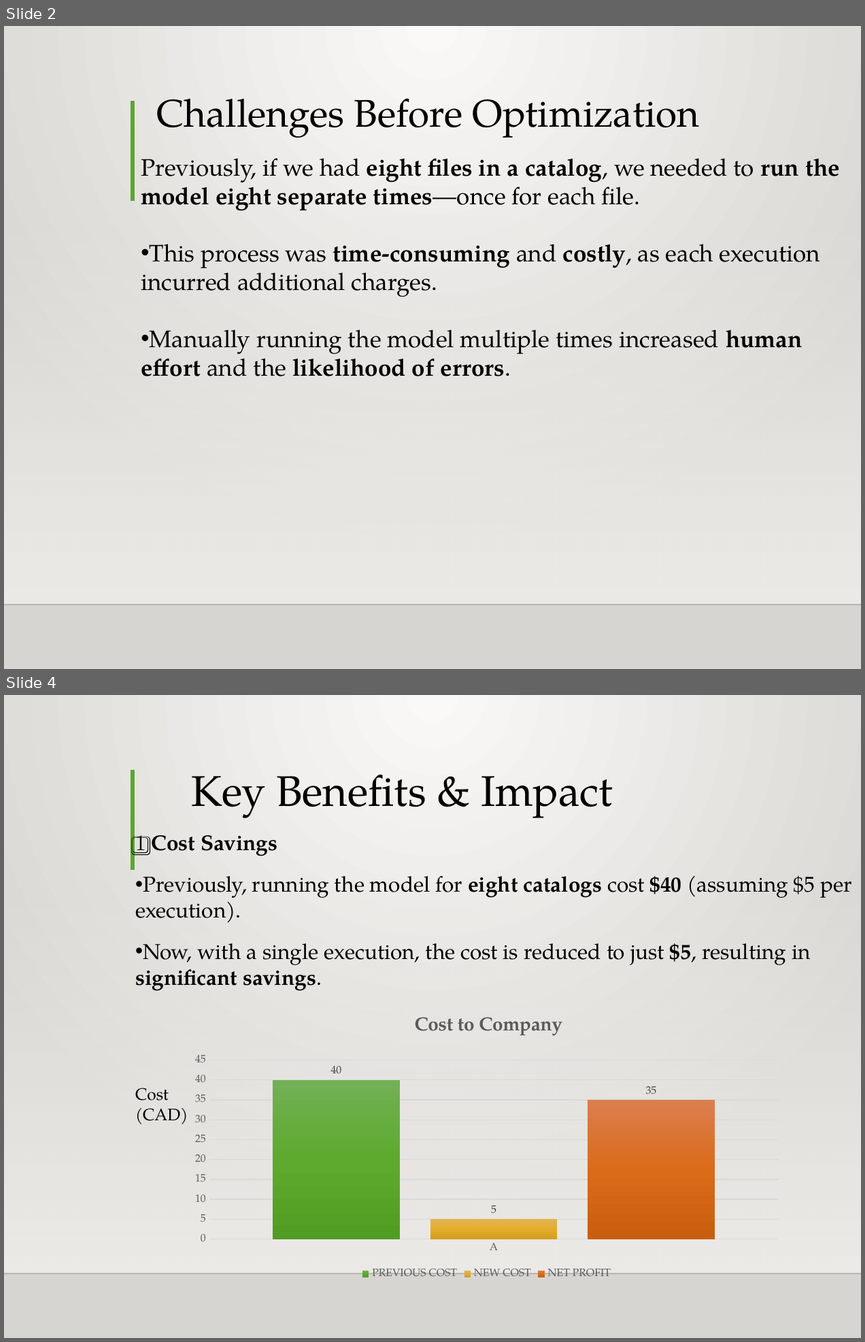
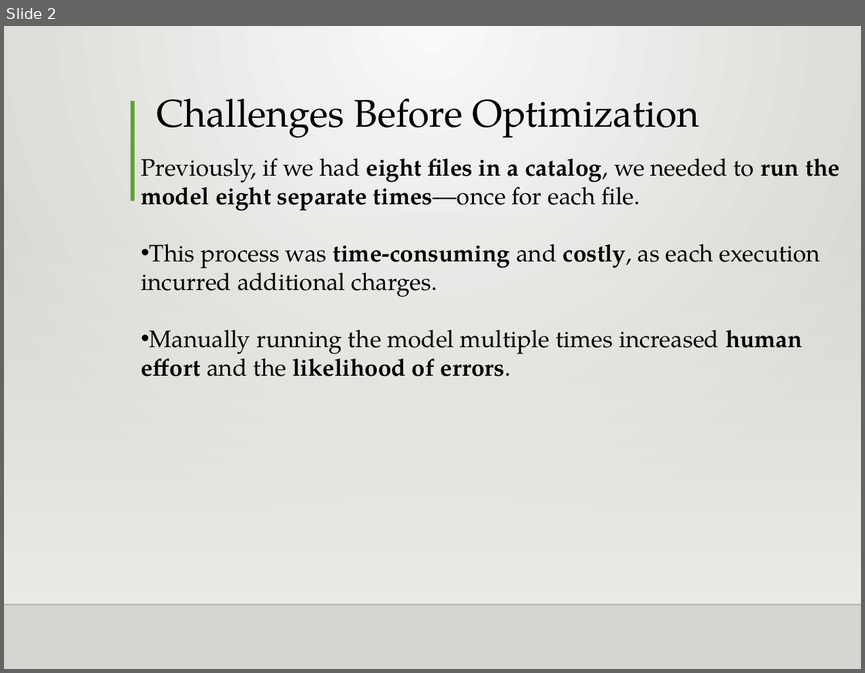
Before and after one commit to mkaushik07/Achievements, a slide deck: Presentation for BigQuery Optimization.pptx. Shown one above the other, each under a label of ours: slides 2 and 4 before the commit, slide 2 after it; the slides between them are not shown. The pictures are 865x1342 and 865x673 pixels, drawn with LibreOffice and Linux fonts; fonts in the diff are those of the drawing; background and template pictures are left out. Boxes give left, top, right and bottom in pixels: in the first picture for what was removed or moved away, otherwise in the second. Text is boxed around its words. In the diff, an @@ line names an element or a change of style, - is before the commit and + after.

```diff
--- a/Presentation for BigQuery Optimization.pptx
+++ b/Presentation for BigQuery Optimization.pptx
@@ slide 4 removed at (4, 695, 861, 1338), background gradient #FAFAF9 to #D7D5D2; not listed: 3 template elements that a slide beside it also shows @@
@@ title removed at (192, 775, 613, 818) @@
-Key Benefits & Impact
@@ text removed at (135, 835, 851, 1124) @@
-1️⃣ Cost Savings
-• Previously, running the model for eight catalogs cost $40 (assuming $5 per execution).
-• Now, with a single execution, the cost is reduced to just $5, resulting in significant savings.
-Cost
-(CAD)
@@ column chart removed at (183, 994, 791, 1282) @@
-title "Cost to Company  "
-categories: A
-PREVIOUS COST: 40
-NEW COST: 5
-NET PROFIT: 35
```
Also in this commit, not shown: 4 slides changed, 2 slides added.
